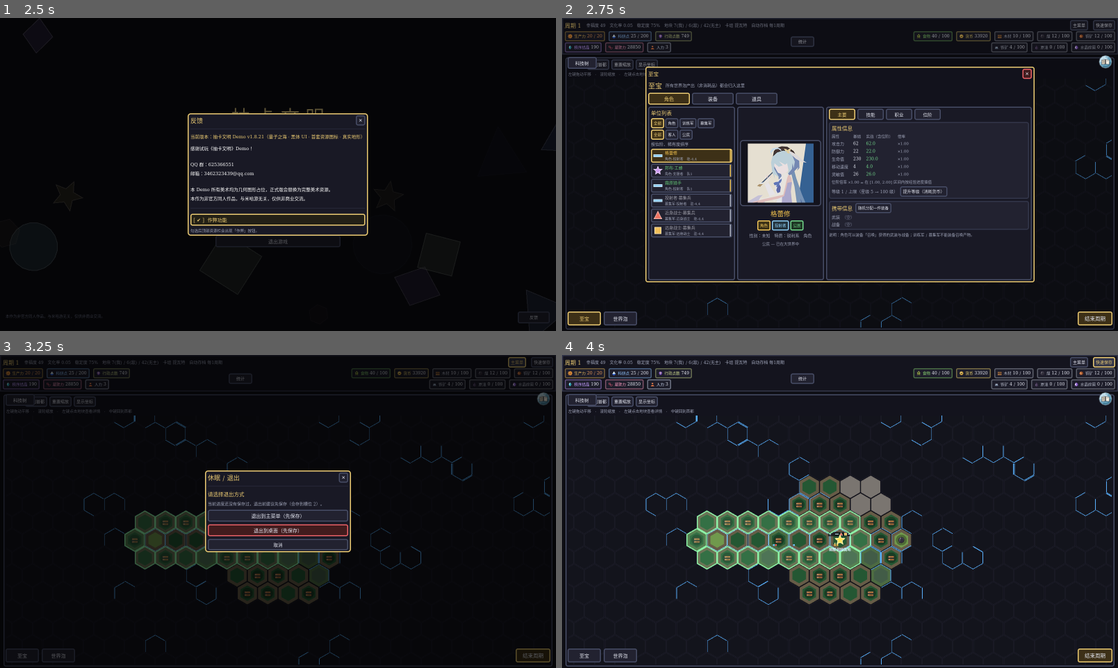
Above: before the commit, frames 1-4 (two rows, left to right).
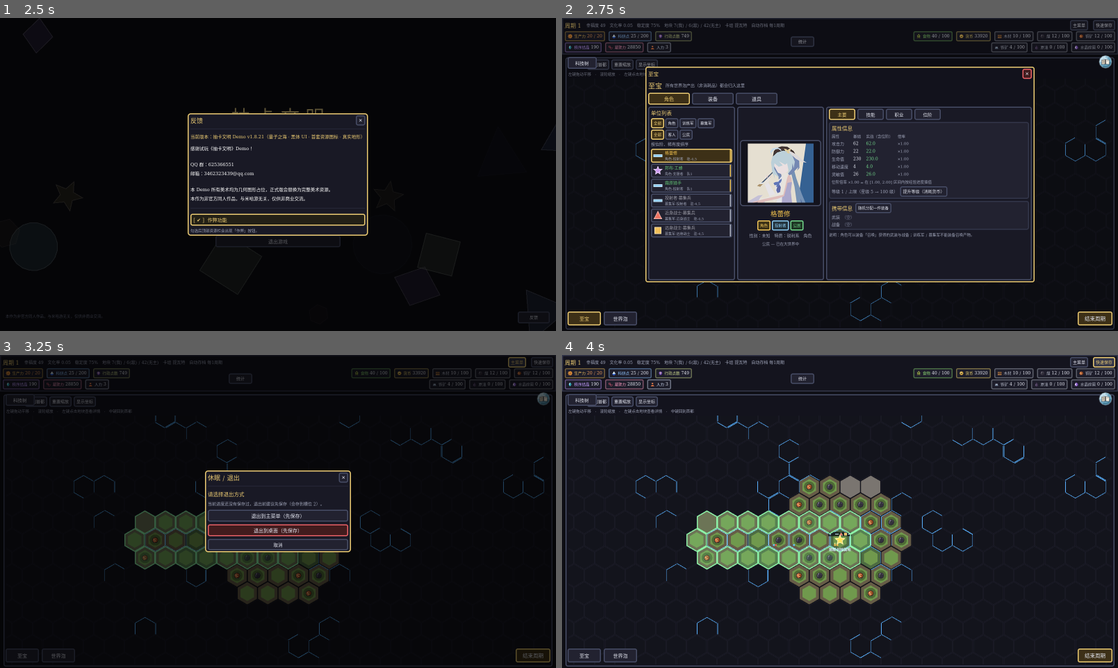
Above: after the commit, the same moments.

Repository: Traveler-NoOne/gacha-civilization
Game: Godot game, scene res://tests/screenshot.tscn
Two runs of this game, one before a commit and one after it. Both use one fixed random seed, a clock stepped at 60 frames per second and the inputs below. This scene is started directly instead of the project's main scene.
Inputs:
- Up to frame 1 (2.5 s): click "开始游戏" at 0.5 s; click "开始游戏" at 1.25 s; click "开始游戏" at 2 s
- Up to frame 2 (2.75 s): no input
- Up to frame 3 (3.25 s): click "主菜单" at 2.75 s
- Up to frame 4 (4 s): click "快速保存" at 3.5 s

Frame 1 is identical in both runs. In frame 2, 0.3% of the frame differs, in the area x 13-99%, y 19-99%; in frame 3, 1.9%; in frame 4, 6.0%.

Commit message:
W5 配额第 2 层：干湿三档（名额读自原型图分布，按排名两头分配，三档全差 0）
- moisture_quota_for(seed, land_total)：读"游戏地图所占那一块"的降水分布 → 转成干/中/湿名额。
- moisture_tiers_for(seed, water_line)：按降水排名、**从两端往中间分配**（最干的占干名额、
  最湿的占湿名额，剩下全算中等）；只对陆地格；排序并列**按坐标兜底**（保证同配方逐位一致）。
- biome_of(..., tier) / _make_tile(..., tier)：dry→当最干、medium→稳在草原带、wet→至少到森林带。
- 地块新增 moist_tier：档位记在地块上（不靠"从地物反推"——山地/极地/沙漠类都显示成秃地，会数错）。

分档门槛连踩两坑（都记档）：
1) 门槛单位错：拿原始降水取分位、却和归一化值比 → 门槛小几个数量级 → 838/838 全判"湿"。
2) 改用"整张原型图陆地的 25/70 分位"当两条线 → 门槛天生有意义，而每块地区各自的混合比例
   仍从它自己的分布读出来（湿的地区照样湿）。

实测（quota_check）：种子 20240607 → 名额 99/739/0，实际 99/739/0；20240614 → 88/720/0，实际同。
**三档全部差 0**。

★ 设计认识（用户把关）：用户问"这块地方本来就该是雨林，还是本该有沙漠草原雨林？若一定要有，
那不就又是非得冷暖俱全嘛？"→ 用数据回答：修掉单位错后，这地方是 干12%/中88%/湿0，
即"温和降雨、没有雨林"，**这是真的、而且是对的**（配额的本分是忠实搬运）。
据此撤掉两条"要求种类齐全"的断言：quota_check 的"干湿两档都出现"删除；
seed_check 的"地物至少 3 种"改为"至少 1 种 + 覆盖率>5%"（只验系统没坏；实测覆盖 48%）。

⚠️ 留给用户的设计决策：本局**没有木头**（木头←森林，而本局无森林）。按"极端即内容、可开新档"
的口径这是合理结果；但若木头是前期刚需，可能需要"最起码的保底"。**不擅自改，等用户定。**

全套 8 个自检全绿。

Diff:
--- a/scripts/core/climate.gd
+++ b/scripts/core/climate.gd
@@ -244,8 +244,27 @@
 			window_vals.append(annual[gy_r * size + gx_r])
 	window_vals.sort()
 	var rain_ref := maxf(0.005, float(window_vals[int(float(window_vals.size()) * 0.85)]))
+	# ---- 干/中/湿两档门槛：**按整张原型图自己排名定**（不是拍脑袋的绝对值）----
+	# ⚠️ 2026-10-14：原来让调用方用绝对值 0.22/0.50 分档 → 原型图那一块 **93% 都被判成"湿"**，
+	#   因为归一化值大多挤在 0.5~0.9（标尺被压缩），绝对阈值根本分不开。
+	#   改成"取整张原型图**陆地**年降水的分位"当门槛：
+	#     · 门槛天生有意义（原型图自己的干湿分布说了算）；
+	#     · **每块地区各自的混合比例仍然从它自己的分布读出来**（湿的地区照样湿）✓
+	var land_annual: Array = []
+	for i in n2:
+		if heights[i] >= SEA_E:
+			# ⚠️ 必须和 `annual_precip_at()` **同一把标尺**（那个是除以 rain_ref 的归一化值）——
+			#    我第一版直接拿原始降水取分位，门槛小了几个数量级 → **全被判成"湿"**（实测 838/838）。
+			land_annual.append(annual[i] / maxf(rain_ref, 0.000001))
+	land_annual.sort()
+	var m_lo := 0.22
+	var m_hi := 0.50
+	if land_annual.size() > 10:
+		m_lo = float(land_annual[int(float(land_annual.size()) * 0.25)])
+		m_hi = float(land_annual[int(float(land_annual.size()) * 0.70)])
 	_cache = {"temp": temp, "precip": precip, "heights": heights, "size": size,
-		"seed": world_seed, "rain_ref": rain_ref, "crop": _crop}
+		"seed": world_seed, "rain_ref": rain_ref, "crop": _crop,
+		"m_lo": m_lo, "m_hi": m_hi}
 	_cache_seed = world_seed
 	_cache_crop = _crop
 	_cache_grid = _field_grid
--- a/scripts/core/world_gen.gd
+++ b/scripts/core/world_gen.gd
@@ -449,7 +449,7 @@
 
 ## 地形 / 地物：由**高度 + 湿度 + 气候类别**决定。
 ## ⚠️ W3c 只换了"气候那一层"（`_moist_for_climate`），**下面的高度判断一字未改**。
-static func biome_of(e: float, m_in: float, koppen: String = "") -> Dictionary:
+static func biome_of(e: float, m_in: float, koppen: String = "", tier: String = "") -> Dictionary:
 	if e < 0.36:
 		return {"terrain": "water", "cover": ""}
 	# ---- W3c：极地（E）单独处理 —— 不长树，地面是"荒地"，**不是沙漠**（沙漠是 B 类的事）----
@@ -460,6 +460,16 @@
 			return {"terrain": "wasteland", "cover": ""}
 		return {"terrain": "mountain", "cover": ""}
 	var m := _moist_for_climate(m_in, koppen)
+	# W5 配额（第 2 层：干湿三档）：档位由**排名**决定，**不再看绝对阈值** ——
+	#   dry → 当"最干"处理（低地成沙、高地成秃地）
+	#   medium → 稳稳定在**草原带**（"草原必须看得见"由此从碰运气变成构造保证）
+	#   wet → 至少到森林带（本来就很湿的仍会是沼泽，因为下面还按 m 分）
+	if tier == "dry":
+		m = 0.0
+	elif tier == "medium":
+		m = clampf(m, 0.23, 0.45)
+	elif tier == "wet":
+		m = maxf(m, 0.55)
 	# BW 沙漠：低地一律显示成"沙"（dune）——
 	# 否则会变成"秃丘陵"，玩家根本看不出那是一片沙漠（实测 dune 0 格就是这么来的）。
 	if koppen == "BW" and e < 0.62:
@@ -595,13 +605,93 @@
 	return wl
 
 
+## W5 配额 · 第 2 层：**干湿三档的名额** —— 从原型图上"**游戏地图所占那一块**"的分布读出来。
+## 用户原话要点："读取地形图上记载的水量湿度之类的，再把这个数据转换为配额比例。"
+## → 所以名额**不是**我另定的比例、**也不是**随机：是量出来的。
+## 分档用**同一套阈值**（后面 biome_of 也是这套）：≤0.22 干 ／ ≤0.50 中 ／ >0.50 湿。
+## 返回 { dry, medium, wet }，已按世界的**陆地格数**缩放好。
+static func moisture_quota_for(world_seed: int, land_total: int) -> Dictionary:
+	var f := climate_for(world_seed)
+	var size := int(f["size"])
+	var half := Climate.dead_half()
+	var crop := Climate.get_crop()
+	var scale := 1.0 / Climate.DEAD_SCALE
+	var lo := int(float(size) * (0.5 - 0.5 * scale))
+	var hi := int(float(size) * (0.5 + 0.5 * scale))
+	var heights: PackedFloat32Array = f["heights"]
+	var m_lo := float(f.get("m_lo", 0.22))
+	var m_hi := float(f.get("m_hi", 0.50))
+	var n_dry := 0
+	var n_mid := 0
+	var n_wet := 0
+	for gy in range(lo, hi):
+		for gx in range(lo, hi):
+			if float(heights[gy * size + gx]) < Climate.SEA_E:
+				continue                       # **只统计陆地**（水里不参与湿度分配）
+			# 网格点 → 世界坐标（减掉裁切偏移）→ 只取地图圆盘内的点
+			var p := Vector2((float(gx) + 0.5) / float(size) * 2.0 * half.x - half.x,
+				(float(gy) + 0.5) / float(size) * 2.0 * half.y - half.y) - crop
+			var c := Hex.pixel_to_axial(p, 1.0)
+			if Hex.distance(c, Vector2i.ZERO) > Consts.MAP_START_RADIUS:
+				continue
+			var m := Climate.annual_precip_at(c, f)
+			if m <= m_lo:
+				n_dry += 1
+			elif m <= m_hi:
+				n_mid += 1
+			else:
+				n_wet += 1
+	var tot := n_dry + n_mid + n_wet
+	if tot <= 0:
+		return {"dry": 0, "medium": 0, "wet": 0}
+	var k := float(land_total) / float(tot)
+	return {"dry": int(round(float(n_dry) * k)),
+		"medium": int(round(float(n_mid) * k)),
+		"wet": int(round(float(n_wet) * k))}
+
+
+## 把三档名额**按排名从两端往中间分配**（用户："一边从最湿的地方开始分配，
+## 另一边从最干的地方开始分配；干的和湿的额度用完了，剩下的都算中等湿度"）。
+## 返回 { 地块键 -> "dry"/"medium"/"wet" }；**只对陆地格**分配。
+## ⚠️ 排序必须**确定**：并列时按坐标键兜底（否则同一配方两次生成可能不一样，违反 W1 的约定）。
+static func moisture_tiers_for(world_seed: int, water_line: float) -> Dictionary:
+	var land: Array = []
+	for c in Hex.spiral(Consts.MAP_START_RADIUS):
+		var e := float(eroded_elevation_of(c, world_seed))
+		if water_line >= 0.0 and e < water_line:
+			continue                            # 水面不参与
+		land.append({"k": key_of(c), "m": float(moisture_of(c, world_seed))})
+	if land.is_empty():
+		return {}
+	land.sort_custom(func(a: Dictionary, b: Dictionary) -> bool:
+		var ma := float(a["m"])
+		var mb := float(b["m"])
+		if not is_equal_approx(ma, mb):
+			return ma < mb
+		return str(a["k"]) < str(b["k"]))
+	var q := moisture_quota_for(world_seed, land.size())
+	var n_dry: int = mini(int(q["dry"]), land.size())
+	var n_wet: int = mini(int(q["wet"]), maxi(0, land.size() - n_dry))
+	var out := {}
+	for i in land.size():
+		var tier := "medium"
+		if i < n_dry:
+			tier = "dry"                       # 最干的那一批
+		elif i >= land.size() - n_wet:
+			tier = "wet"                       # 最湿的那一批
+		out[str((land[i] as Dictionary)["k"])] = tier
+	return out
+
+
 static func generate(state: Dictionary) -> void:
 	# v1.8.20.9：不再自己造 rng —— 每一格的地形/资源由 _make_tile(c, 世界种子) 直接算出来
 	var world_seed := int(state["seed"])
 	var tiles := {}
 	var wl := land_quota_water_line(world_seed, state)
+	# W5 配额（第 2 层：干湿三档）：名额从原型图那一块的分布读出来 → 按排名从两端分配
+	var tiers := moisture_tiers_for(world_seed, wl)
 	for c in Hex.spiral(Consts.MAP_START_RADIUS):
-		tiles[key_of(c)] = _make_tile(c, world_seed, wl)
+		tiles[key_of(c)] = _make_tile(c, world_seed, wl, str(tiers.get(key_of(c), "")))
 
 	state["tiles"] = tiles
 	# v1.8.21：出生点不再固定在世界中心，改成挑一处**资源相对丰富、又不贴边境**的地块
@@ -630,7 +720,9 @@
 
 ## `water_line` ≥ 0 时，用 W5 的**水陆配额水位线**（把高度按它重映射到 biome_of 认的那条线）；
 ## 传 -1（默认）则按原来的固定水线走。
-static func _make_tile(c: Vector2i, world_seed: int, water_line: float = -1.0) -> Dictionary:
+## `tier` 是 W5 第 2 层的**干湿三档**（"dry"/"medium"/"wet"，空串=不用配额）。
+static func _make_tile(c: Vector2i, world_seed: int, water_line: float = -1.0,
+		tier: String = "") -> Dictionary:
 
 	var t := {
 		"c": [c.x, c.y],
@@ -655,13 +747,16 @@
 	var e_here := float(eroded_elevation_of(c, world_seed))
 	if water_line >= 0.0:
 		e_here = remap_above_water(e_here, water_line)
-	var b := biome_of(e_here, moisture_of(c, world_seed), koppen_at(c, world_seed))
+	var b := biome_of(e_here, moisture_of(c, world_seed), koppen_at(c, world_seed), tier)
 
 	t["terrain"] = b["terrain"]
 	t["cover"] = b["cover"]
 	# v1.8.21：河流格（上面那次侵蚀已经顺便挑好了，这里只是取用）
 	if _river_keys.has(key_of(c)):
 		t["river"] = true
+	# W5 配额：把**档位**记在地块上（不靠"从地物反推"——山地/极地/沙漠类都会显示成秃地，反推会数错）
+	if tier != "":
+		t["moist_tier"] = tier
 
 
 
--- a/tests/quota_check.gd
+++ b/tests/quota_check.gd
@@ -59,5 +59,53 @@
 		_check(ratio > 0.10 and ratio < 0.90,
 			"测到的陆地占比落在合理区间（%.3f）" % ratio)
 
+	# ---- 第 2 层：干湿三档（名额从原型图读、按排名从两端分配）----
+	print("  --- 第 2 层：干湿三档 ---")
+	for s2 in [SEED, SEED + 7]:
+		var g2 := _one_game(s2)
+		var wl := float((GameState.state["worlds"] as Array)[0].get("water_line", -1.0))
+		var land_n := int(g2["total"]) - _water_count()
+		var q := WorldGen.moisture_quota_for(s2, land_n)
+		var got := _count_tiers()          # 直接读地块上记的档位
+		print("  种子 %d：陆地 %d 格；名额 干%d/中%d/湿%d（合计 %d）→ 实际 干%d/中%d/湿%d"
+			% [s2, land_n, q["dry"], q["medium"], q["wet"],
+				int(q["dry"]) + int(q["medium"]) + int(q["wet"]),
+				got["dry"], got["medium"], got["wet"]])
+		_check(absi(int(got["dry"]) - int(q["dry"])) <= 2,
+			"**干档**实际 == 名额（差 %d ≤ 2）" % (int(got["dry"]) - int(q["dry"])))
+		_check(absi(int(got["medium"]) - int(q["medium"])) <= 2,
+			"**中档**实际 == 名额（差 %d ≤ 2）" % (int(got["medium"]) - int(q["medium"])))
+		_check(absi(int(got["wet"]) - int(q["wet"])) <= 2,
+			"**湿档**实际 == 名额（差 %d ≤ 2）" % (int(got["wet"]) - int(q["wet"])))
+		_check(int(got["medium"]) > 0,
+			"**中档不为空**（草原可见：%d 格）" % int(got["medium"]))
+		# ⚠️ 这里**故意不断言**"三档俱全"：那等于要求"气候必须完整"——
+		#    用户明确否定过（"如果一定要具有沙漠草原和雨林，那不就是另一种非得冷暖俱全嘛"）。
+		#    配额的本分是**忠实搬运**：这块地方没有雨林，世界上就不该有雨林。
+		print("      （干 %d / 中 %d / 湿 %d —— 三档是否都有，取决于那块地方自己，不做要求）"
+			% [int(got["dry"]), int(got["medium"]), int(got["wet"])])
+		_check(wl >= -1.0, "水位线已算过（%.4f）" % wl)
+
 	print("== 结果：%s ==" % ("全部通过" if fails == 0 else "%d 项失败" % fails))
 	get_tree().quit(1 if fails > 0 else 0)
+
+
+## 现数水格
+func _water_count() -> int:
+	var n := 0
+	for k in (GameState.state["tiles"] as Dictionary).keys():
+		if str((GameState.state["tiles"][k] as Dictionary).get("terrain", "")) == "water":
+			n += 1
+	return n
+
+
+## 现数三档：**直接读地块上记的档位**（W5 配额写进去的）——
+## 不从地物反推：山地/极地/沙漠类都会显示成秃地，反推会把它们错算进"干"档（第一版就这么数错的）。
+func _count_tiers() -> Dictionary:
+	var out := {"dry": 0, "medium": 0, "wet": 0}
+	for k in (GameState.state["tiles"] as Dictionary).keys():
+		var t: Dictionary = GameState.state["tiles"][k]
+		var ti := str(t.get("moist_tier", ""))
+		if out.has(ti):
+			out[ti] = int(out[ti]) + 1
+	return out
--- a/tests/seed_check.gd
+++ b/tests/seed_check.gd
@@ -128,7 +128,18 @@
 	for key_c in cover_count.keys():
 		if str(key_c) != "":
 			covers_seen += 1
-	_check(covers_seen >= 3, "地物至少出现 3 种（实际 %d 种）" % covers_seen)
+	# ⚠️ 2026-10-14 改：原来断言"地物至少 3 种"。但 W5 配额上线后，**地物种类取决于这块地方自己的气候**
+	#   （忠实搬运：这块地没有雨林，世界上就不该有森林）—— 本局就只有"草原"一种非空地物。
+	#   用户明确否定过"必须种类齐全"（"如果一定要具有沙漠草原和雨林，那不就是另一种非得冷暖俱全嘛"）。
+	#   → 所以这里只验**地物系统没坏**：至少 1 种非空地物，且**覆盖率**（非空格子占比）不太低。
+	var covered := 0
+	for key_c in cover_count.keys():
+		if str(key_c) != "":
+			covered += int(cover_count[key_c])
+	var cover_rate := float(covered) / maxf(1.0, float(tiles8.size()))
+	print("  地物覆盖：%d 格带地物（%.0f%%）；非空地物种类 %d" % [covered, cover_rate * 100.0, covers_seen])
+	_check(covers_seen >= 1, "至少出现 1 种地物（实际 %d 种）" % covers_seen)
+	_check(cover_rate > 0.05, "地物覆盖率不太低（%.0f%% > 5%%）" % (cover_rate * 100.0))
 
 	# ⑨ 出生点：应当是"资源相对丰富且不贴边境"，而不是固定在世界中心
 	var cap9 := str(GameState.state["capital"])
Not shown, changed: docs/更新指导/世界生成-W5.md
